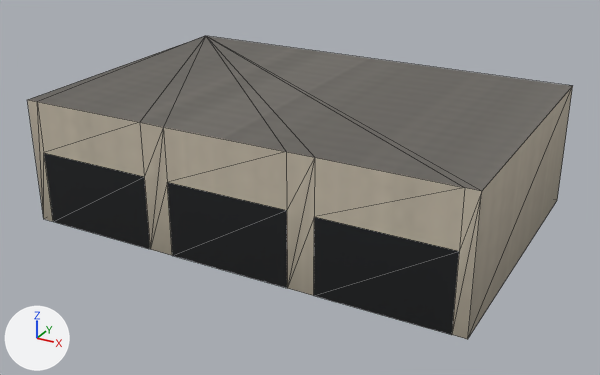
A saved change to the glTF model assets/coronado_kit/modular/examples_map/shop_row3/mod_shop_row3_far.glb.
Camera for both pictures: a 50 mm lens placed at (15.0, -27.9, 14.9), pointed at (0.0, -0.6, 1.3). The lights are fixed; the arrows at lower left show +X, +Y and +Z. The older version comes first. Mesh edges are drawn as thin lines. Vertices at exactly the same position are counted once.

In view in the first picture: 'mod_shop_row3_far'.
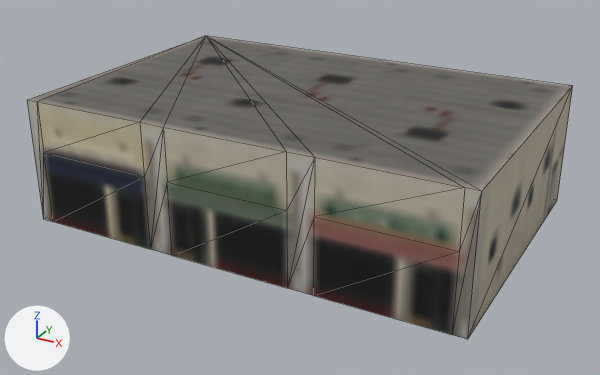
Changed parts and their boxes (x1, y1, x2, y2) in the pictures (600 x 375 px):
'mod_shop_row3_far', surface changed, recoloured
    both: (27, 36, 573, 338)
part 1 of me_mod_shop_row3_far, surface changed
    both: (27, 36, 573, 338)
part 2 of me_mod_shop_row3_far, recoloured
    both: (27, 87, 572, 332)
part 3 of me_mod_shop_row3_far, recoloured
    both: (37, 102, 482, 295)
part 4 of me_mod_shop_row3_far, recoloured
    both: (44, 86, 573, 338)

What changed in the scene script:
```text
Add img_bld_lod_color_b_png:
    img_bld_lod_color_b_png = load_image('bld_lod_color_b.png', '../../../textures/bld_lod_color_b.png', 1024, 1024, 'sRGB')
Change mat_bld_far:
    where n0 = _N.new('ShaderNodeBsdfPrincipled'); n0.name = 'Principled BSDF'
    n0.inputs[2].default_value: 0.9 -> 0.85  # 'Roughness'
    where n4 = _N.new('ShaderNodeTexImage'); n4.name = 'Image Texture'
    n4.image: img_far_color_png -> img_bld_lod_color_b_png
    add n4.extension = 'EXTEND'
Change me_mod_shop_row3_far:
    where me_mod_shop_row3_far.from_pydata(...)  # 26 vertices, 40 faces; spans x -9.0..9.0, y -6.0..6.0, z 0.0..5.1
    used by ob_mod_shop_row3_far; location = (0.0, 0.0, 0.0)
    me_mod_shop_row3_far part 1: texture (UV) coordinates of 40 of 40 faces, centred in x -9.0..9.0, y -6.0..6.0, z 1.0..5.1, changed; they spanned u -0.04..1.0, v 0.23..0.94 and now span u 0.13..0.59, v 0.41..0.73
    me_mod_shop_row3_far part 2: 10 faces centred in x -9.0..9.0, y -6.0..6.0, z 2.7..3.4 are repainted in the vertex colours; the middle colour goes from pale yellow #fbf3e4 to white #ffffff
    me_mod_shop_row3_far part 3: 12 faces centred in x -6.8..8.7, y -6.0, z 2.0..4.4 are repainted in the vertex colours; the middle colour goes from pale yellow #fcf3e5 to white #ffffff
    me_mod_shop_row3_far part 4: 10 faces centred in x -9.0..9.0, y -6.0..6.0, z 1.0..1.7 are repainted in the vertex colours; the middle colour goes from light grey #cecece to white #ffffff
```
